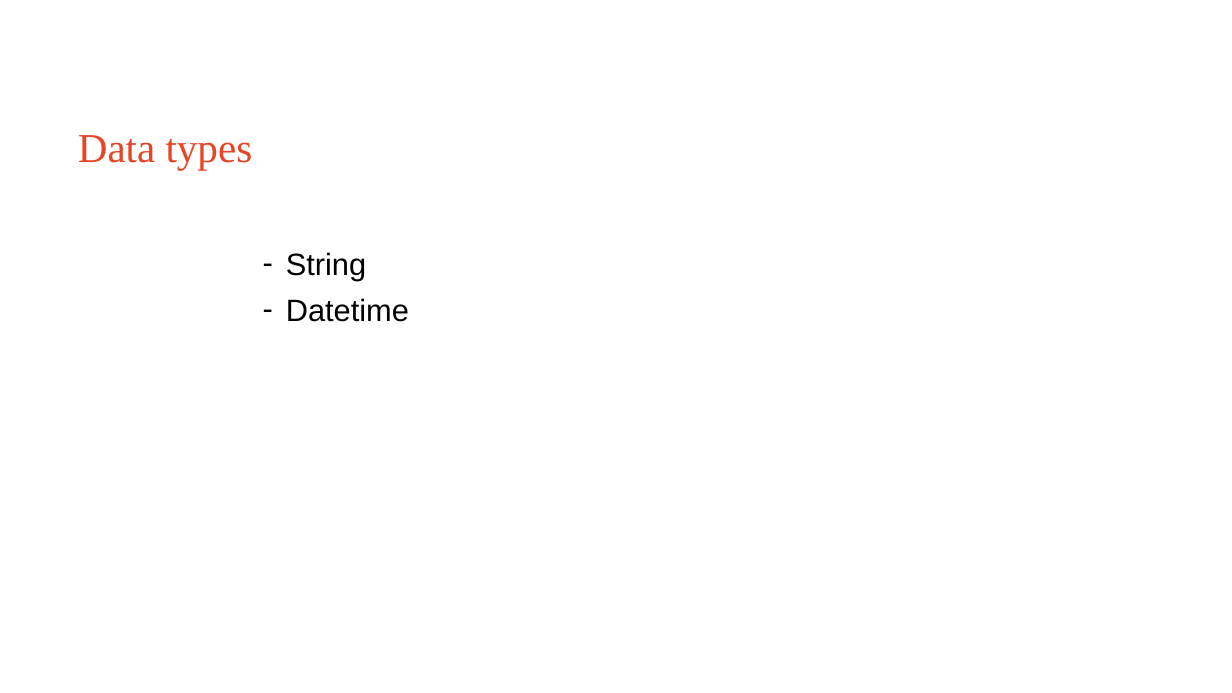
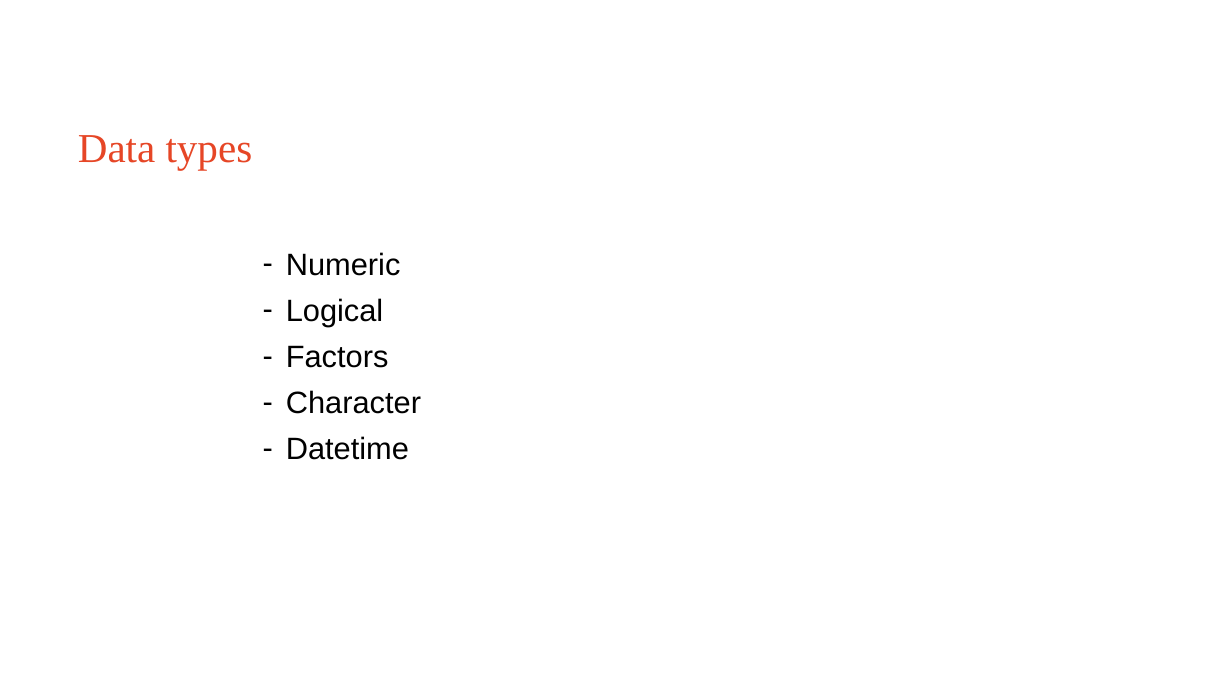
Before and after one commit to Sydney-Informatics-Hub/EDAinR, a slide deck: slide 41 of eda_r.pptx (slide 43 before the commit). Drawn at 1232x693 pixels with LibreOffice and Linux fonts; fonts in the diff are those of the drawing. Boxes give left, top, right and bottom in pixels: in the first picture for what was removed or moved away, otherwise in the second. Text is boxed around its words. In the diff, an @@ line names an element or a change of style, - is before the commit and + after.

```diff
--- a/eda_r.pptx
+++ b/eda_r.pptx
@@ text at (286,252,421,414): text changed @@
-– String
+– Numeric
+– Logical
+– Factors
+– Character
```
Also in this commit, not shown: 6 other slides changed, 3 slides added, 4 slides removed.
